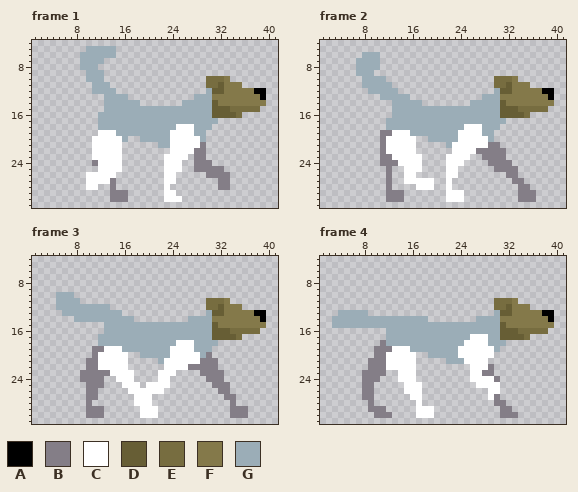
Pixel-art file -- ChonkyDonkey/Assets/Resources/Sprites/player/player_move.aseprite. Above is the file before it was changed.
48x32 pixels, 8 frames. Shown: frame 1: x 1..41, y 4..31; frame 2: x 1..41, y 4..31; frame 3: x 1..41, y 4..31; frame 4: x 1..41, y 4..31. The commit also changed other frames, which this record leaves out.
Visible layers, top first: "legs", "body", "legs_back".
Palette (. is transparent): A #000000  B #847e87  C #ffffff  D #675e35  E #776d40  F #84794a  G #9badb7
Pixels before, frame 1, first column x 9:
 5 .GGGGG.........................
 6 GGGGGG.........................
 7 GGGG...........................
 8 GGG............................
 9 .GGG...........................
10 .GGG.................EEEF......
11 ..GGG................EEDFFF....
12 ..GGGG...............GDDFFFFFAA
13 ....GGGG...........GGGFFFFFFFFA
14 ....GGGGGG.......GGGGGDFFFFFFFF
15 ....GGGGGGGGGGGGGGGGGGDDDEEEEE.
16 ...GGGGGGGGGGGGGGGGGGGDDDDE....
17 ...GGGGGGGGGGGGGGGGGGGG........
18 ...GGGGGGGGGGGGGCCCGGG.........
19 ...CCCGGGGGGGGGCCCCGG..........
20 ..CCCCCG..GGGGGCCCCCG..........
21 ..CCCCC......GGCCCCCB..........
22 ..CCCCC........CCCCBB..........
23 ..CCCCC.......CCCC.BB..........
24 ..BCCCC.......CCC..BBB.........
25 ...CCCC.......CCC..BBBBB.......
26 .CCCCC........CC.....BBBB......
27 .CCCCB........CC.......BB......
28 .CC..B........C........BB......
29 .....BBB......CC...............
30 .....BBB......CCC..............
Pixels before, frame 2, first column x 7:
 6 .GGG.............................
 7 GGGG.............................
 8 GGGG.............................
 9 GGG..............................
10 .GGGG..................EEEF......
11 .GGGGG.................EEDFFF....
12 ..GGGGG................GDDFFFFFAA
13 ....GGGGG............GGGFFFFFFFFA
14 ......GGGGG........GGGGGDFFFFFFFF
15 ......GGGGGGGGGGGGGGGGGGDDDEEEEE.
16 ......GGGGGGGGGGGGGGGGGGDDDDE....
17 .....GGGGGGGGGGGGGGGGGGGG........
18 .....GGGGGGGGGGGGGCCCGGG.........
19 ....BBCCCGGGGGGGGCCCCGG..........
20 ....BCCCCC..GGGGGCCCCCG..........
21 ....BCCCCC.....GCCCCCCBB.........
22 ....BCCCCC......CCCCBBBBB........
23 ....BBCCCCC....CCCC..BBBB........
24 ....BBBCCCC....CCC....BBBB.......
25 .....B..CCC....CC......BBBB......
26 .....B..CC.....CC........BB......
27 .....B..CCCCC..C..........BB.....
28 .....B....CCC..C...........BB....
29 .....BBB.......CCC.........BBB...
30 .....BBB.......CCC.........BBB...
Pixels before, frame 3, first column x 5:
10 GGG................................
11 GGGG.....................EEEF......
12 GGGGGGGGG................EEDFFF....
13 .GGGGGGGGGG..............GDDFFFFFAA
14 ...GGGGGGGGGG.........GGGGFFFFFFFFA
15 ........GGGGGGGGGGGGGGGGGGDFFFFFFFF
16 ........GGGGGGGGGGGGGGGGGGDDDEEEEE.
17 .......GGGGGGGGGGGGGGGGGGGDDDDE....
18 .......GGGGGGGGGGGGGCCCGGGG........
19 ......BBCCCGGGGGGGGCCCCGGG.........
20 ......BCCCCC..GGGGGCCCCCGB.........
21 .....BBCCCCC.....GCCCCCCBBB........
22 .....BBCCCCC......CCCCBBBBB........
23 ....BBBBBCCCC....CCC....BBBB.......
24 ....BBBB..CCC....CC......BBB.......
25 .....BBB...CCC.CCCC.......BBB......
26 .....BB.....CCCCCC.........BB......
27 .....BB......CCC............BB.....
28 .....B.......CCC.............B.....
29 .....BBB......CCC............BBB...
30 .....BBB......CCC............BBB...
Pixels before, frame 4, first column x 3:
11 ...........................EEEF......
12 ...........................EEDFFF....
13 .GGGGG.....................GDDFFFFFAA
14 GGGGGGGGGGGGGGGG........GGGGFFFFFFFFA
15 GGGGGGGGGGGGGGGGGGGGGGGGGGGGDFFFFFFFF
16 .........GGGGGGGGGGGGGGGGGGGDDDEEEEE.
17 .........GGGGGGGGGGGGGGCCCGGDDDDE....
18 ........BGGGGGGGGGGGGGCCCCGGG........
19 .......BBBCCCGGGGGGGGCCCCCCG.........
20 .......BBCCCCC..GGGGGCCCCCC..........
21 ......BBBCCCCC.....GGGCCCC...........
22 ......BBBCCCCC.........CCCB..........
23 .....BBBB..CCC.........CCBB..........
24 .....BBB...CCC.........CCCCB.........
25 .....BB.....CCC.........CCCC.........
26 .....BB.....CCC...........CC.........
27 .....BB......CC...........CB.........
28 ......B.......C............BB........
29 ......BBB.....CCC...........BB.......
30 .......BBB....CCC...........BBB......
The result:
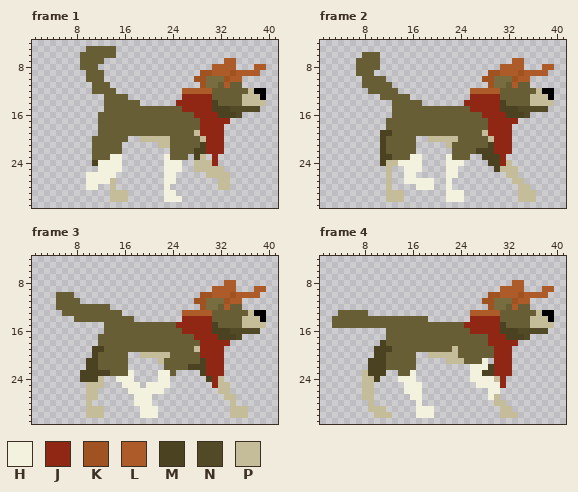
Colours new in this view: H #f3f2df  J #902614  K #a05221  L #ad5c29  M #4a4220  N #524a27  P #c5bd99
The exact change:
layer "cloth" now shown
Changed rows in their new state; - is an unchanged pixel.
Frame 1:
first column x 9:
 5 -DDDDD-------------------------
 6 DDDDDD-------------------------
 7 DDDD--------------------LL-----
 8 DDD-------------------LLLL---LL
 9 -DDD----------------KKLLLKLLLL-
10 -DDD---------------KK---KLL----
11 --DDD---------------K---LDD----
12 --DDDD-----------LLLLL--DDDDP--
13 ----DDDD---------JJJJJDDDDDPPP-
14 ----DDDDDD------JJJJJJMDDDDPPPP
15 ----DDDDDDDDDDDDDJJJJJMMMNNNNN-
16 ---DDDDDDDDDDDDDDDDJJJJMMMN----
17 ---DDDDDDDDDDDDDDDDDJJJJJ------
18 ---DDDDDDDDDDDDDDDDDJJJJ-------
19 ---DDDDDDDDDDDDDDDDPJJJJ-------
20 --DDDDDD--PPPPPDDDDDPJJJ-------
21 --DDDDD------PPDDDDDMJJJ-------
22 --DDDDD--------DDDDMMJJJ-------
23 --DDDHH-------HDDD-MP-J--------
24 --MHHHH-------HHH--PPPJ--------
25 ---HHHH-------HHH--PPPPP-------
26 -HHHHH--------HH-----PPPP------
27 -HHHHP--------HH-------PP------
28 -HH--P--------H--------PP------
29 -----PPP------HH---------------
30 -----PPP------HHH--------------
Frame 2:
first column x 7:
 6 -DDD-----------------------------
 7 DDDD----------------------LL-----
 8 DDDD--------------------LLLL---LL
 9 DDD-------------------KKLLLKLLLL-
10 -DDDD----------------KK---KLL----
11 -DDDDD----------------K---LDD----
12 --DDDDD------------LLLLL--DDDDP--
13 ----DDDDD----------JJJJJDDDDDPPP-
14 ------DDDDD-------JJJJJJMDDDDPPPP
15 ------DDDDDDDDDDDDDJJJJJMMMNNNNN-
16 ------DDDDDDDDDDDDDDDJJJJMMMN----
17 -----DDDDDDDDDDDDDDDDDJJJJJ------
18 -----DDDDDDDDDDDDDDDDDJJJJ-------
19 ----MMDDDDDDDDDDDDDDDPJJJJ-------
20 ----MDDDDD--PPPPPDDDDDPJJJ-------
21 ----MDDDDD-----PDDDDDDMJJJ-------
22 ----MDDDDD------DDDDMMMJJJ-------
23 ----MMDDDHH----HDDD--MMMJ--------
24 ----MPPHHHH----HHH----MMJP-------
25 -----P--HHH----HH------MPPP------
26 -----P--HH-----HH--------PP------
27 -----P--HHHHH--H----------PP-----
28 -----P----HHH--H-----------PP----
29 -----PPP-------HHH---------PPP---
30 -----PPP-------HHH---------PPP---
Frame 3:
first column x 5:
 8 ----------------------------LL-----
 9 --------------------------LLLL---LL
10 DDD---------------------KKLLLKLLLL-
11 DDDD-------------------KK---KLL----
12 DDDDDDDDD---------------K---LDD----
13 -DDDDDDDDDD----------LLLLL--DDDDP--
14 ---DDDDDDDDDD--------JJJJJDDDDDPPP-
15 --------DDDDDDDDDDDDJJJJJJMDDDDPPPP
16 --------DDDDDDDDDDDDDJJJJJMMMNNNNN-
17 -------DDDDDDDDDDDDDDDDJJJJMMMN----
18 -------DDDDDDDDDDDDDDDDDJJJJJ------
19 ------MMDDDDDDDDDDDDDDDPJJJJ-------
20 ------MDDDDD--PPPPPDDDDDJJJJ-------
21 -----MMDDDDD-----PDDDDDDMJJJ-------
22 -----MMDDDDD------DDDDMMMJJJ-------
23 ----MMMMMDDDH----HHD----MJJJ-------
24 ----MMMP--HHH----HH------MJP-------
25 -----PPP---HHH-HHHH-------JPP------
26 -----PP-----HHHHHH---------PP------
27 -----PP------HHH------------PP-----
28 -----P-------HHH-------------P-----
29 -----PPP------HHH------------PPP---
30 -----PPP------HHH------------PPP---
Frame 4:
first column x 3:
 8 ------------------------------LL-----
 9 ----------------------------LLLL---LL
10 --------------------------KKLLLKLLLL-
11 -------------------------KK---KLL----
12 --------------------------K---LDD----
13 -DDDDD-----------------LLLLL--DDDDP--
14 DDDDDDDDDDDDDDDD-------JJJJJDDDDDPPP-
15 DDDDDDDDDDDDDDDDDDDDDDJJJJJJMDDDDPPPP
16 ---------DDDDDDDDDDDDDDJJJJJMMMNNNNN-
17 ---------DDDDDDDDDDDDDDDDDJJJMMMN----
18 --------MDDDDDDDDDDDDDDDDDJJJJJ------
19 -------MMMDDDDDDDDDDPDDDDDDJJJ-------
20 -------MMDDDDD--PPPPPDDDDDDJJJ-------
21 ------MMMDDDDD-----PPPDDDH-JJJ-------
22 ------MMMDDDDD---------HHHMJJJ-------
23 -----PMMM--DDH---------HHMMJJJ-------
24 -----PPM---HHH---------HHHHPJ--------
25 -----PP-----HHH---------HHHHJ--------
26 -----PP-----HHH-----------HH---------
27 -----PP------HH-----------HP---------
28 ------P-------H------------PP--------
29 ------PPP-----HHH-----------PP-------
30 -------PPP----HHH-----------PPP------
Where, in picture pixels (left, top, right, bottom), the same in both pictures:
changed: (80, 46, 266, 202)
changed: (356, 52, 554, 202)
changed: (56, 280, 266, 418)
changed: (332, 280, 554, 418)
